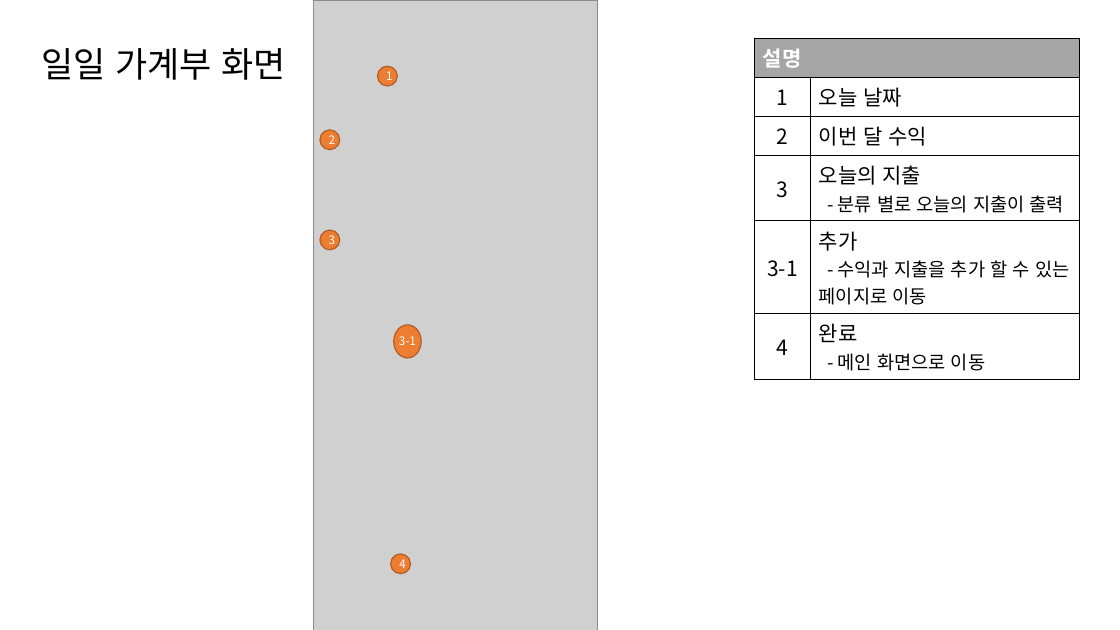
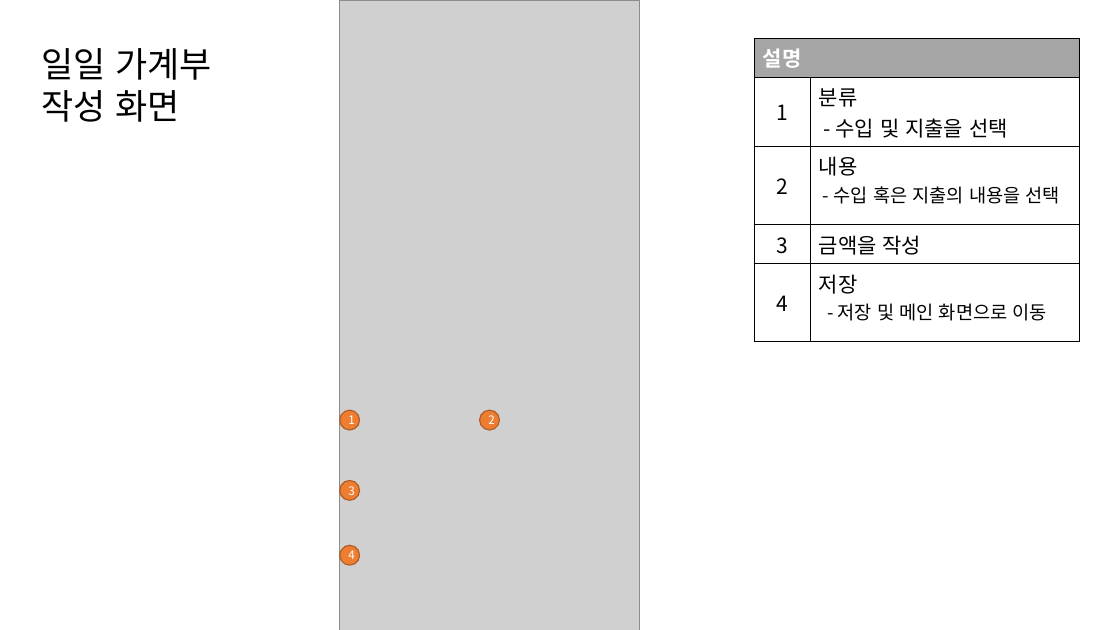
Before and after one commit to prebacon/AppProject, a slide deck: slide 6 of app_계획서_20183222.pptx. Drawn at 1120x630 pixels with LibreOffice and Linux fonts; fonts in the diff are those of the drawing; grey boxes stand for pictures. Boxes give left, top, right and bottom in pixels: in the first picture for what was removed or moved away, otherwise in the second. Text is boxed around its words. In the diff, an @@ line names an element or a change of style, - is before the commit and + after.

```diff
--- a/app_계획서_20183222.pptx
+++ b/app_계획서_20183222.pptx
@@ picture: place and size @@
-picture at [314, 0, 598, 630]
+picture at [340, 0, 640, 630]
@@ text at [41, 48, 212, 122]: text changed @@
-일일 가계부 화면
+일일 가계부
+작성 화면
@@ table at [755, 39, 1080, 327] @@
-row 2: 1 | 오늘 날짜
-row 3: 2 | 이번 달 수익
-row 4: 3 | 오늘의 지출 / - 분류 별로 오늘의 지출이 출력
-row 5: 3-1 | 추가 / - 수익과 지출을 추가 할 수 있는 페이지로 이동
-row 6: 4 | 완료 / - 메인 화면으로 이동
+row 2: 1 | 분류 / - 수입 및 지출을 선택
+row 3: 2 | 내용 / - 수입 혹은 지출의 내용을 선택
+row 4: 3 | 금액을 작성
+row 5: 4 | 저장 / - 저장 및 메인 화면으로 이동
@@ ellipse removed at [394, 325, 422, 358] @@
@@ text removed at [399, 336, 416, 345] @@
-3-1
@@ ellipse "1": place and size @@
-ellipse "1" at [377, 66, 397, 87]
+ellipse "1" at [340, 410, 360, 430]
@@ ellipse "2": place and size @@
-ellipse "2" at [320, 130, 340, 150]
+ellipse "2" at [480, 410, 500, 430]
@@ ellipse "3": place and size @@
-ellipse "3" at [320, 230, 340, 250]
+ellipse "3" at [340, 481, 360, 501]
@@ ellipse "4": place and size @@
-ellipse "4" at [391, 554, 411, 574]
+ellipse "4" at [340, 545, 360, 565]
```
Also in this commit, not shown: 3 other slides changed, 3 slides removed.
